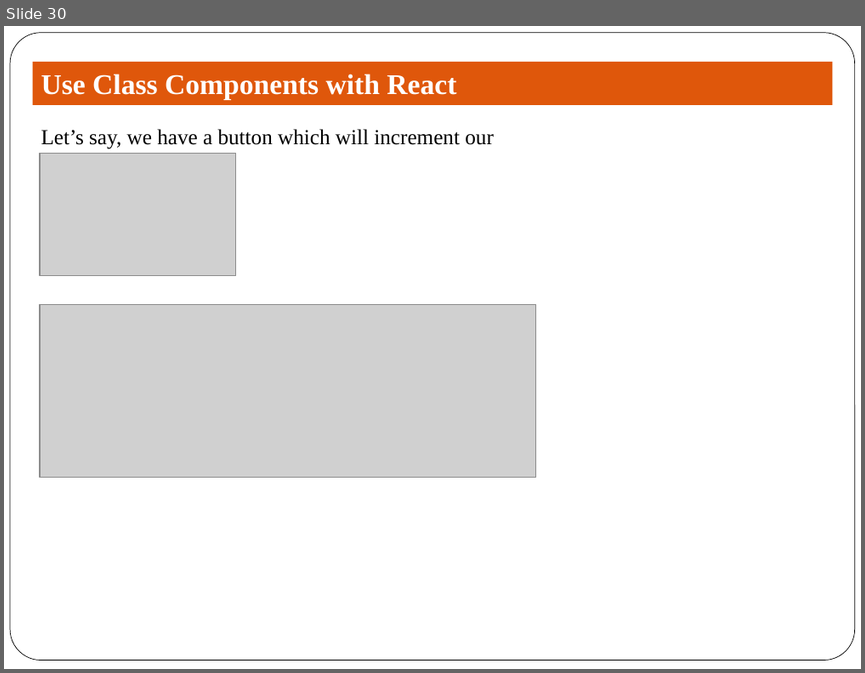
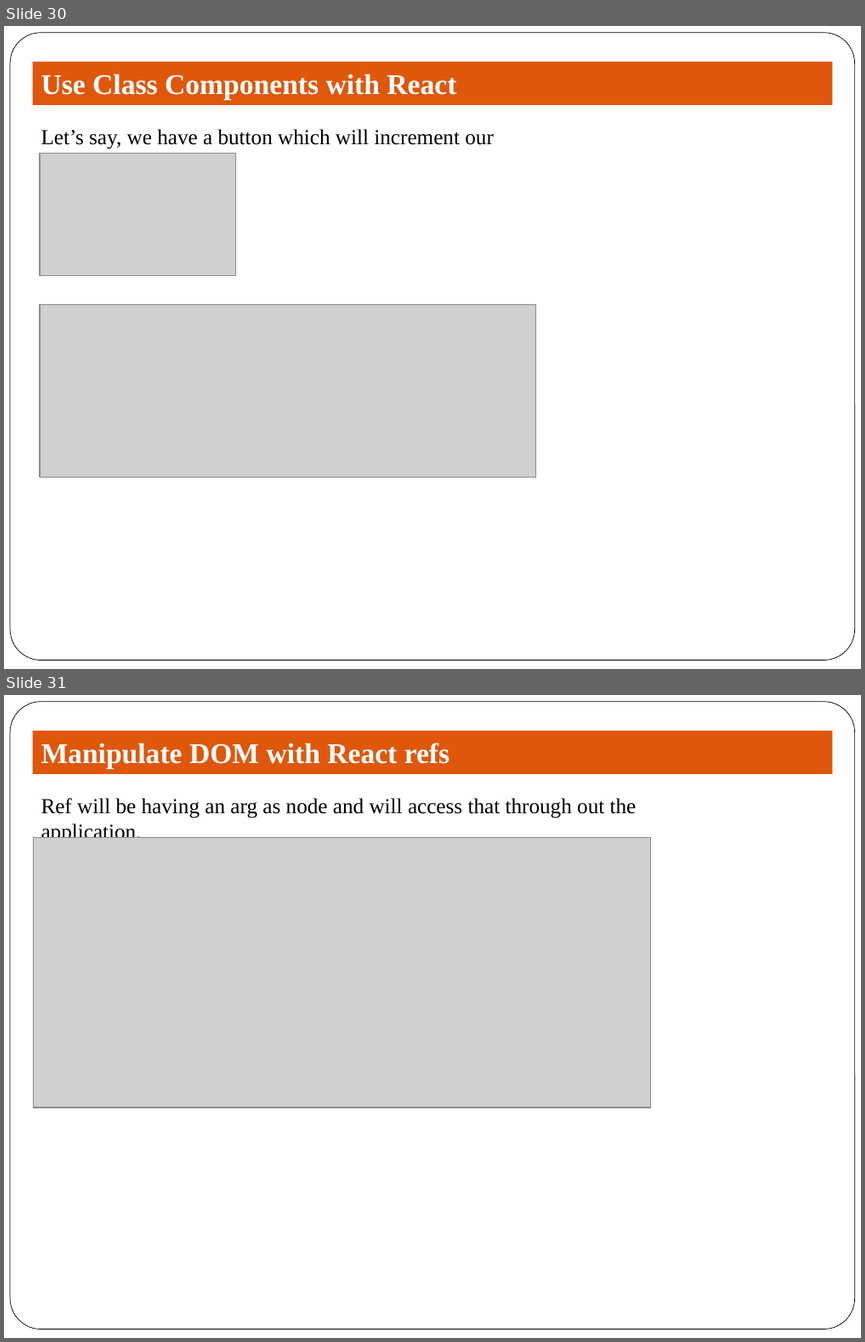
Before and after one commit to prateek3189/mercury-react, a slide deck: The Beginners Guide to ReactJS.pptx. Shown one above the other, each under a label of ours: slide 30 before the commit, slides 30 and 31 after it. The pictures are 865x673 and 865x1342 pixels, drawn with LibreOffice and Linux fonts; fonts in the diff are those of the drawing; grey boxes stand for pictures. Boxes give left, top, right and bottom in pixels: in the first picture for what was removed or moved away, otherwise in the second. Text is boxed around its words. In the diff, an @@ line names an element or a change of style, - is before the commit and + after.

Commit message:
mercury-react done

```diff
--- a/The Beginners Guide to ReactJS.pptx
+++ b/The Beginners Guide to ReactJS.pptx
@@ slide 31 added at [4, 695, 861, 1338], background #FFFFFF; not listed: 1 template element that a slide beside it also shows @@
@@ rectangle added at [32, 731, 832, 774], fill #DF570B, 24 pt, text #FFFFFF, bold @@
+Manipulate DOM with React refs
@@ text added at [41, 798, 636, 818], 18 pt, text #000000 @@
+Ref will be having an arg as node and will access that through out the application.
@@ picture added at [34, 838, 651, 1108] @@
```
Also in this commit, not shown: 7 other slides added, 2 other files.
